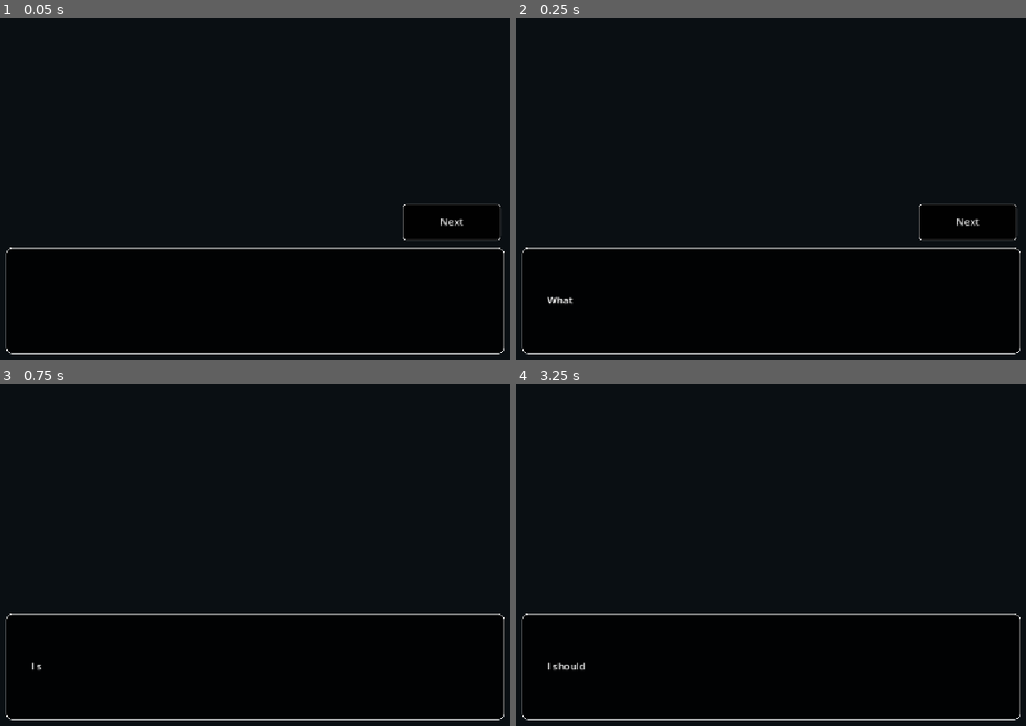
Above: before the commit, frames 1-4 (two rows, left to right).
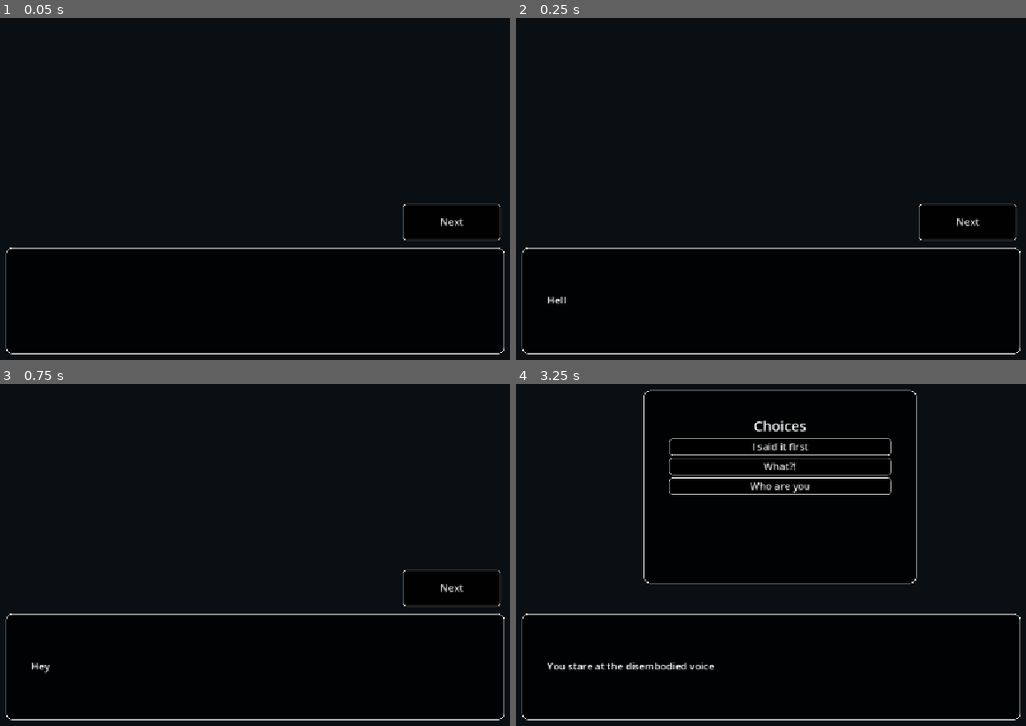
Above: after the commit, the same moments.

Repository: ShadesAndGrays/dialogue_game
Game: Godot game, scene res://scene/main.tscn
The game is run twice, just before and just after one commit, with the same random seed, the same clock (stepped at 60 frames per second) and the same inputs.
Inputs (mouse positions are in pixels of both pictures, inside the frame that each line leads up to):
- Up to frame 1 (0.05 s): no input
- Up to frame 2 (0.25 s): no input
- Up to frame 3 (0.75 s): click "Next" at 0.5 s
- Up to frame 4 (3.25 s): click (964, 589) at 1.25 s, where only the run after the commit has a clickable "Next"; click (781, 445) at 2 s, where only the run before the commit has a clickable "Nah"; click (964, 589) at 2.75 s, where only the run before the commit has a clickable "Next"

Frame 1 is identical in both runs. In frame 2, less than 0.1% of the frame differs, in the area x 6-12%, y 81-84%; in frame 3, 0.2%; in frame 4, 2.6%, in the area x 6-79%, y 1-84%.

Commit message:
updated dialogue system to use new dialogue type

Diff:
--- a/scripts/dialogue_system.gd
+++ b/scripts/dialogue_system.gd
@@ -1,4 +1,4 @@
-extends Control
+class_name Dialogue extends Control
 
 var dialogue = {
     msg = "hero",
@@ -10,7 +10,7 @@
     }
 @onready var button: Button = $Button
 
-signal finished(choice:String)
+signal finished(choice:Array[String])
 @onready var timer: Timer = $Timer
 
 @onready var message_label: Label = %MessageLabel
@@ -47,8 +47,9 @@
             choices_panel.visible = true
             for i in dialogue.get("choice"):
                 var button = Button.new()
-                button.text = i.get("msg","Error")
-                button.pressed.connect(finished.emit.bind(i.get("next")))
+                var choice =  i.get(i.keys()[0])
+                button.text = choice.get("msg","Error")
+                button.pressed.connect(finished.emit.bind(choice.get("next")))
                 choices_container.add_child(button)
 
 
--- a/scripts/main.gd
+++ b/scripts/main.gd
@@ -3,20 +3,20 @@
 var story = Story.new()
 
 
-var current_dialogue = null
+var current_dialogue:Dialogue = null
 
 func _ready() -> void:
-    progress_dialogue("a1")
+    progress_dialogue(["d#1"])
     pass
 
 func spawn_dialogue(msg:Dictionary):
     if is_instance_valid(current_dialogue):
         current_dialogue.queue_free()
-    current_dialogue = DIALOGUE_SYSTEM.instantiate()
+    current_dialogue = DIALOGUE_SYSTEM.instantiate() as Dialogue
     current_dialogue.dialogue = msg
     add_child(current_dialogue)
     current_dialogue.finished.connect(progress_dialogue)
 
-func progress_dialogue(route:String):
-    spawn_dialogue(story.get_dialogue(route))
+func progress_dialogue(route:Array):
+    spawn_dialogue(story.get_dialogue(route[0]))
     pass
--- a/scripts/story.gd
+++ b/scripts/story.gd
@@ -15,6 +15,18 @@
         }
 }
 
+func load_story(path:String):
+    var file = FileAccess.open(path,FileAccess.READ)
+    if not file.is_open():
+        printerr("File failed to open", file)
+        return
+    dialogue = JSON.parse_string(file.get_as_text())
+
+func _init() -> void:
+    load_story("res://DialogueBuilder/script.json")
+    print(dialogue)
+    pass
+
 func get_dialogue(key:String):
     if dialogue.has(key):
         return dialogue.get(key)
Not shown, changed: Todo.md
